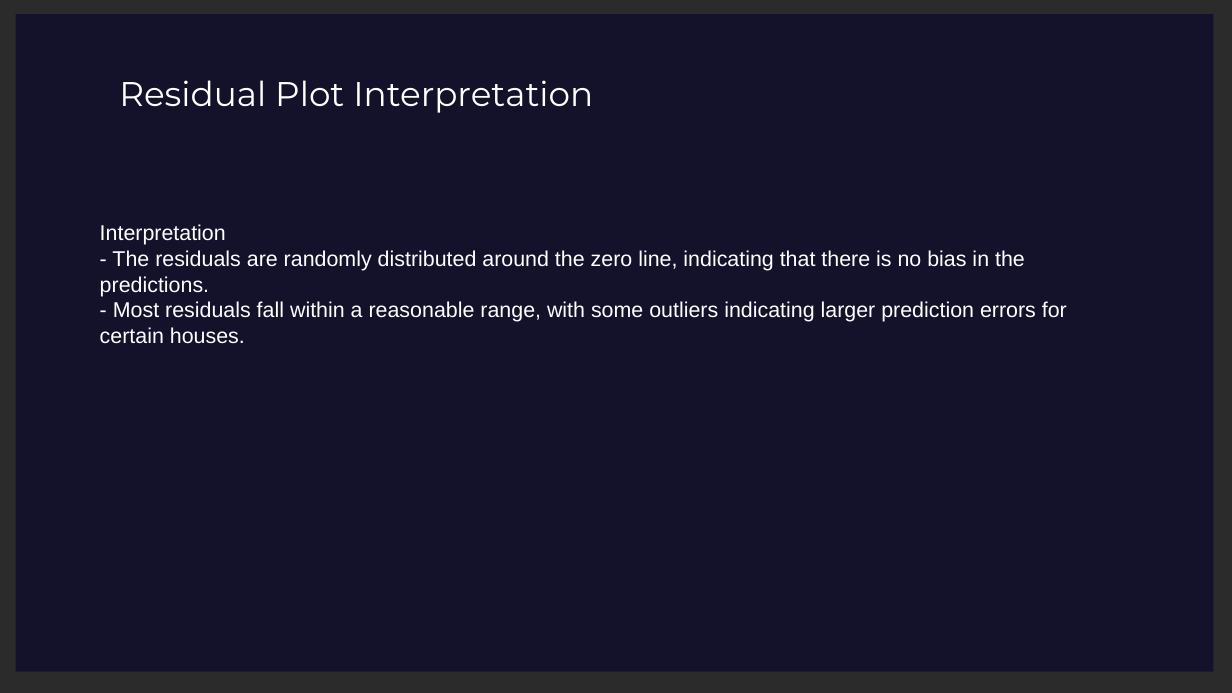
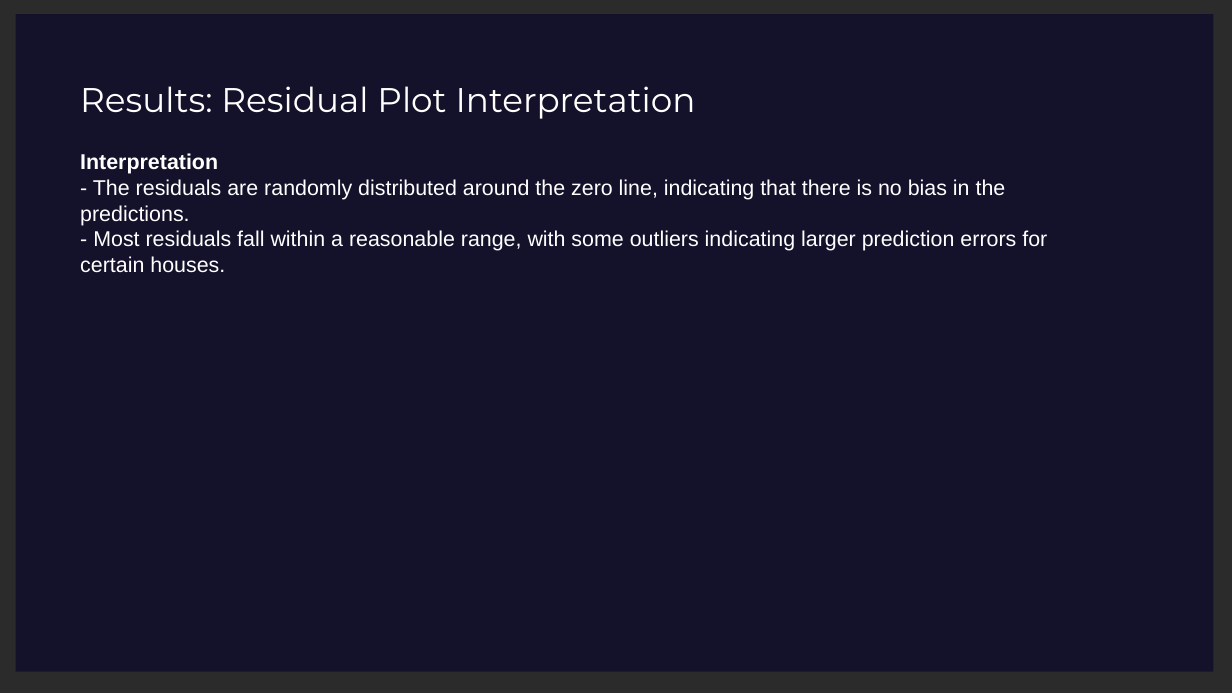
Before and after one commit to Leila-Nyambura/king-county-house-price-prediction-LRM, a slide deck: slide 18 of Northwestern-County-Homes-Regression-Modelling-Project-Presentation.pptx. Drawn at 1232x693 pixels with LibreOffice and Linux fonts; fonts in the diff are those of the drawing; background and template pictures are left out; a plain dark background stands for a picture behind light text. Boxes give left, top, right and bottom in pixels: in the first picture for what was removed or moved away, otherwise in the second. Text is boxed around its words. In the diff, an @@ line names an element or a change of style, - is before the commit and + after.

```diff
--- a/Northwestern-County-Homes-Regression-Modelling-Project-Presentation.pptx
+++ b/Northwestern-County-Homes-Regression-Modelling-Project-Presentation.pptx
@@ text at box(80, 86, 696, 119): text changed @@
-Residual Plot Interpretation
+Results: Residual Plot Interpretation
@@ text "Interpretation": place and size @@
-text "Interpretation" at box(100, 224, 1067, 344)
+text "Interpretation" at box(80, 153, 1047, 273)
@@ text at box(80, 153, 218, 174): bold on in "Interpretation" @@
```
Also in this commit, not shown: 23 other slides changed, 3 slides removed, 1 other file.
